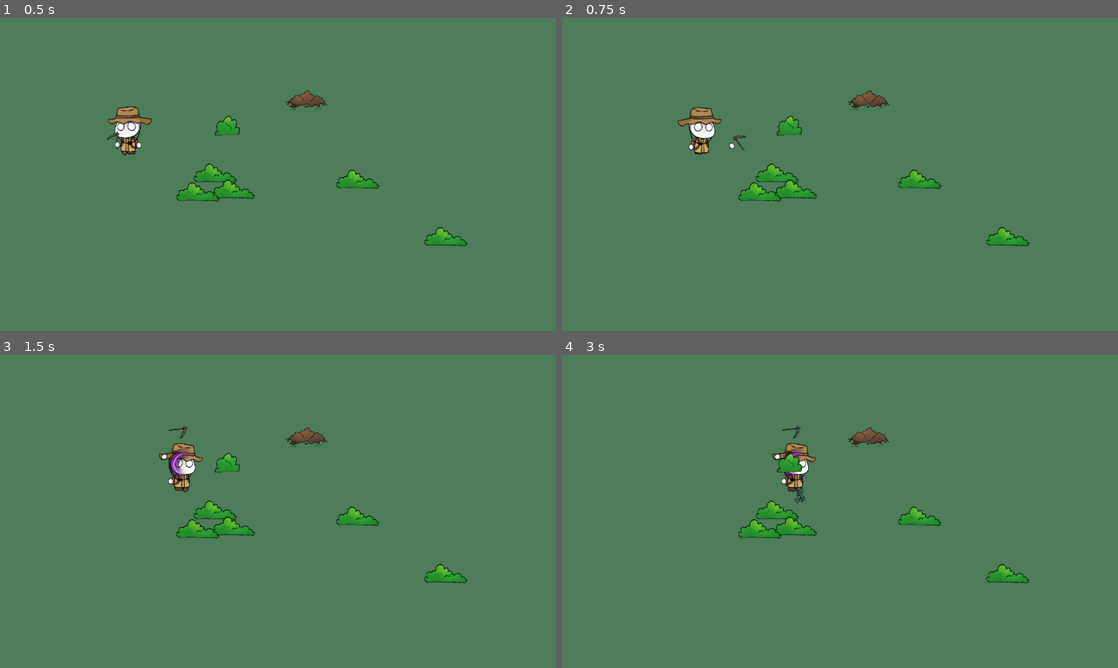
Above: before the commit, frames 1-4 (two rows, left to right).
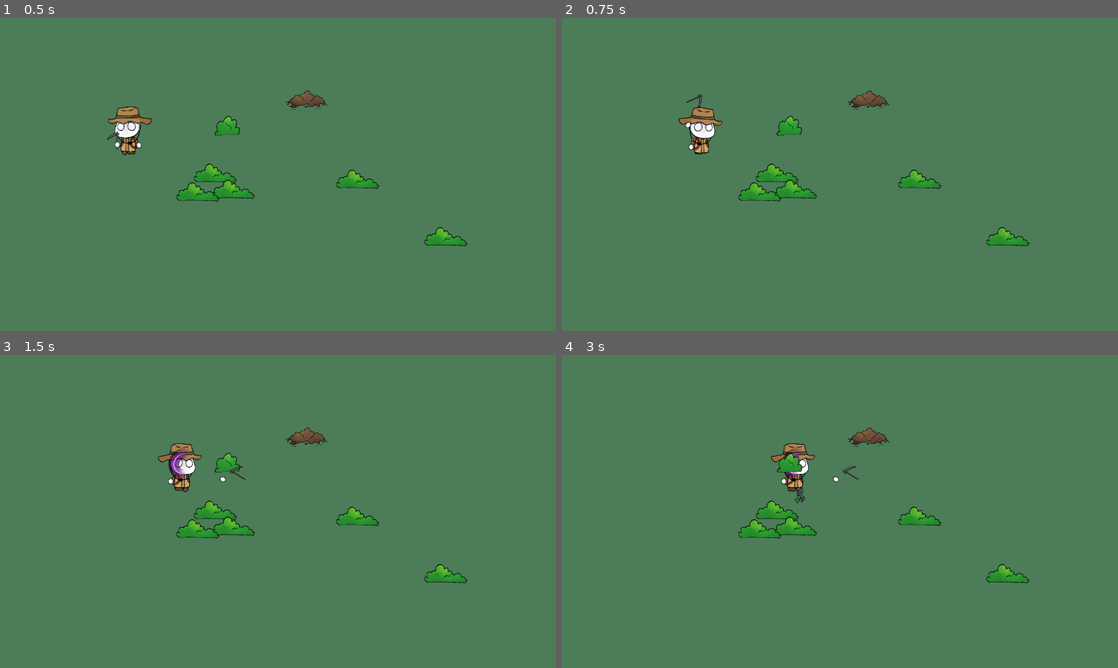
Above: after the commit, the same moments.

Repository: Akabim/arkeolog
Game: Godot game, scene res://src/core/main.tscn
Same seed, same stepped clock (60 frames per second), same inputs: the game is played once before the commit and once after it.
Inputs (mouse positions are in pixels of both pictures, inside the frame that each line leads up to):
- Up to frame 1 (0.5 s): no input
- Up to frame 2 (0.75 s): tap Enter (ui_accept) at 0.5 s; move the mouse to (962, 158) at 0.52 s; hold D (move_right) from 0.53 s (still down); hold E (interact) from 0.53 s (still down); click (962, 158) at 0.67 s
- Up to frame 3 (1.5 s): tap Enter (ui_accept) at 0.77 s; release D (move_right) at 1.25 s; release E (interact) at 1.25 s; drag from (166, 527) to (444, 586) at 1.27 s
- Up to frame 4 (3 s): move the mouse to (895, 442) at 2.02 s; hold D (move_right) 2.03-2.75 s; tap Space at 2.1 s; drag from (812, 574) to (1006, 586) at 2.77 s

Frame 1 is identical in both runs. In frame 2, 0.3% of the frame differs, in the area x 20-34%, y 24-43%; in frame 3, 0.3%; in frame 4, 0.3%.

Commit message:
Update swing_scythe animation to swing downwards from overhead (opposite direction)

Diff:
--- a/src/entities/player/player.tscn
+++ b/src/entities/player/player.tscn
@@ -355,7 +355,7 @@
 "times": PackedFloat32Array(0, 0.08, 0.16, 0.25),
 "transitions": PackedFloat32Array(1, 1, 1, 1),
 "update": 0,
-"values": [0.0, 0.6, -1.0, 0.0]
+"values": [0.0, -1.0, 0.8, 0.0]
 }
 tracks/1/type = "value"
 tracks/1/imported = false
@@ -391,7 +391,7 @@
 "times": PackedFloat32Array(0, 0.08, 0.16, 0.25),
 "transitions": PackedFloat32Array(1, 1, 1, 1),
 "update": 0,
-"values": [0.0, 0.05, -0.08, 0.0]
+"values": [0.0, -0.08, 0.05, 0.0]
 }
 tracks/4/type = "value"
 tracks/4/imported = false
@@ -415,7 +415,7 @@
 "times": PackedFloat32Array(0.08, 0.15, 0.22),
 "transitions": PackedFloat32Array(1, 1, 1),
 "update": 0,
-"values": [0.6, -0.2, -1.0]
+"values": [-1.0, -0.1, 0.8]
 }
 tracks/6/type = "value"
 tracks/6/imported = false
@@ -451,7 +451,7 @@
 "times": PackedFloat32Array(0, 0.08, 0.16, 0.25),
 "transitions": PackedFloat32Array(1, 1, 1, 1),
 "update": 0,
-"values": [0.0, 0.2, -0.6, 0.0]
+"values": [0.0, -0.6, 0.4, 0.0]
 }
 tracks/9/type = "value"
 tracks/9/imported = false
@@ -465,6 +465,7 @@
 "update": 0,
 "values": [Vector2(-120.44445, -0.5555525), Vector2(-120.44445, -0.5555525), Vector2(-120.44445, -0.5555525), Vector2(-120.44445, -0.5555525)]
 }
+
 
 
 
